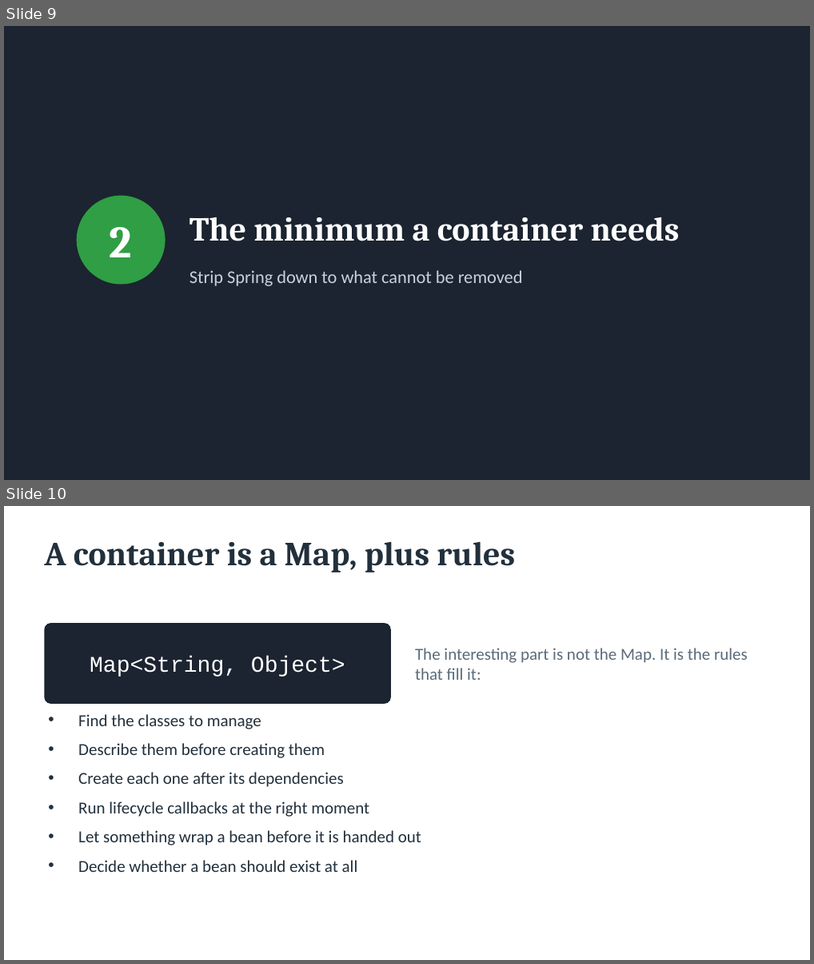
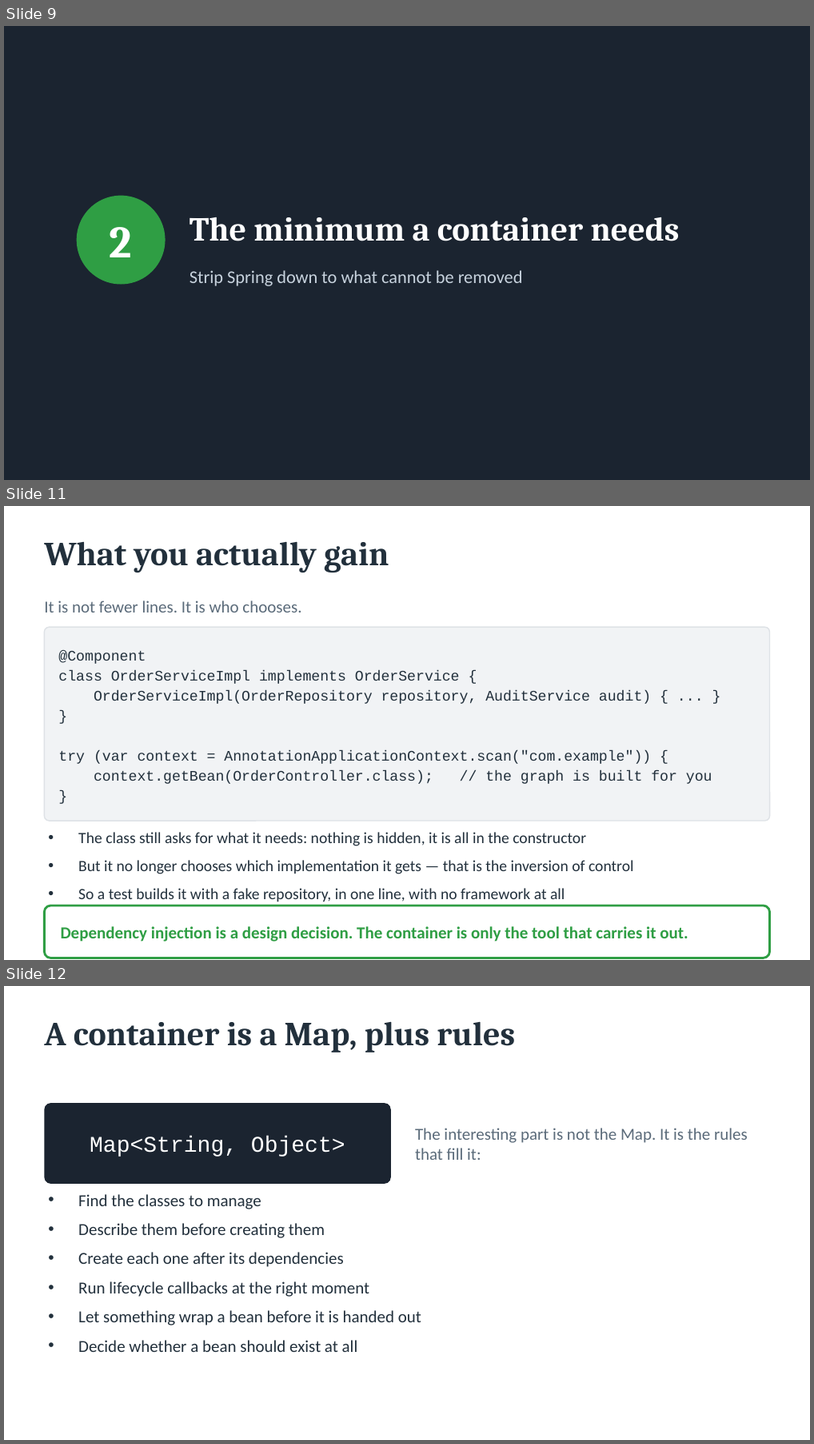
Before and after one commit to ELMAALMIA/minispring, a slide deck: docs/presentation/minispring-talk.pptx. Shown one above the other, each under a label of ours: slides 9 and 10 before the commit, slides 9, 11 and 12 after it; the slides between them are not shown. The pictures are 814x964 and 814x1444 pixels, drawn with LibreOffice and Linux fonts; fonts in the diff are those of the drawing. Boxes give left, top, right and bottom in pixels: in the first picture for what was removed or moved away, otherwise in the second. Text is boxed around its words. In the diff, an @@ line names an element or a change of style, - is before the commit and + after.

Commit message:
docs: explain why injection exists, and show the XML it replaced
Two slides now open part 2 with the problem before the solution: wiring a graph by hand, and what changes when the class stops choosing its own collaborators. A third slide shows the same bean written in XML, in annotations and in Java configuration, so the mapping table's XML column becomes concrete.

```diff
--- a/docs/presentation/minispring-talk.pptx
+++ b/docs/presentation/minispring-talk.pptx
@@ slide 11 added at bbox=[4, 506, 810, 960], background #FFFFFF @@
@@ text added at bbox=[44, 542, 389, 573], 30 pt, text #22303C, bold @@
+What you actually gain
@@ text added at bbox=[44, 600, 302, 612], 15 pt, text #5B6B7A @@
+It is not fewer lines. It is who chooses.
@@ rounded rectangle added at bbox=[44, 627, 770, 820], fill #F1F3F5, outline #DEE2E6 1 pt @@
@@ text added at bbox=[58, 650, 713, 784], 13 pt, text #22303C @@
+@Component
+class OrderServiceImpl implements OrderService {
+OrderServiceImpl(OrderRepository repository, AuditService audit) { ... }
+}
+try (var context = AnnotationApplicationContext.scan("com.example")) {
+context.getBean(OrderController.class); // the graph is built for you
+}
@@ text added at bbox=[78, 832, 634, 901], 14 pt, text #22303C @@
+• The class still asks for what it needs: nothing is hidden, it is all in the constructor
+• But it no longer chooses which implementation it gets — that is the inversion of control
+• So a test builds it with a fake repository, in one line, with no framework at all
@@ rounded rectangle added at bbox=[44, 905, 770, 957], fill #FFFFFF, outline #2F9E44 2 pt @@
@@ text added at bbox=[61, 926, 688, 941], 15 pt, text #2F9E44, bold @@
+Dependency injection is a design decision. The container is only the tool that carries it out.
@@ what was slide 10 is now slide 12 @@
```
Also in this commit, not shown: 2 other slides added, 2 other files.
